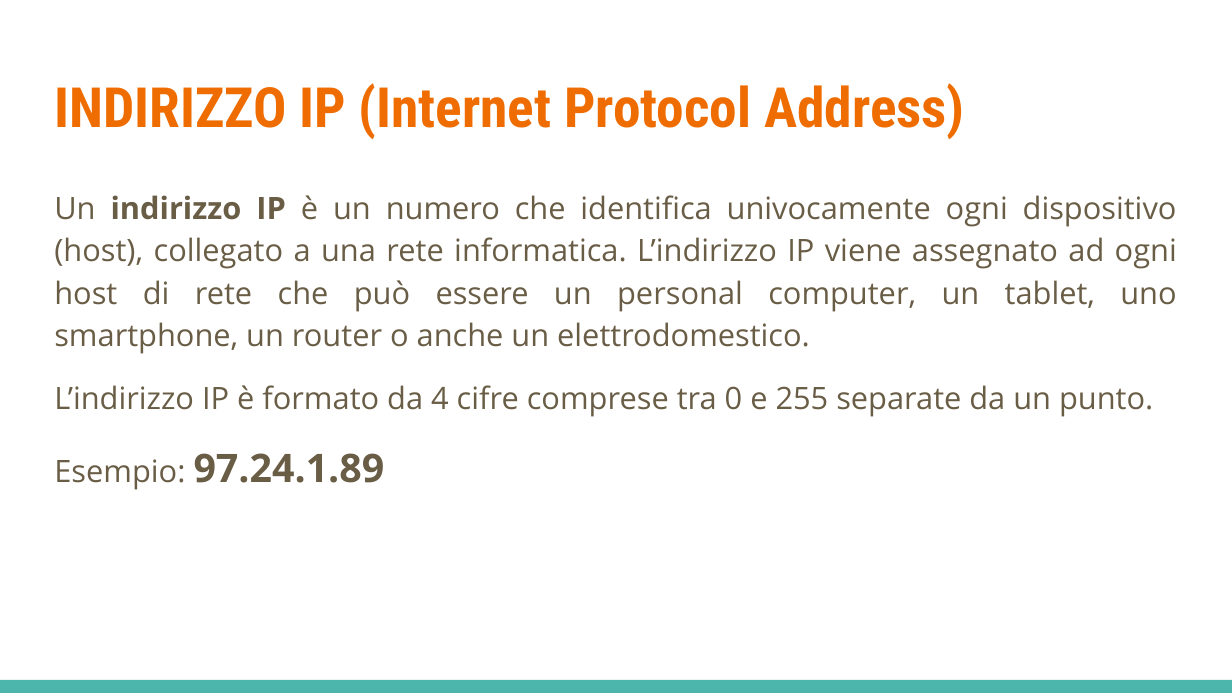
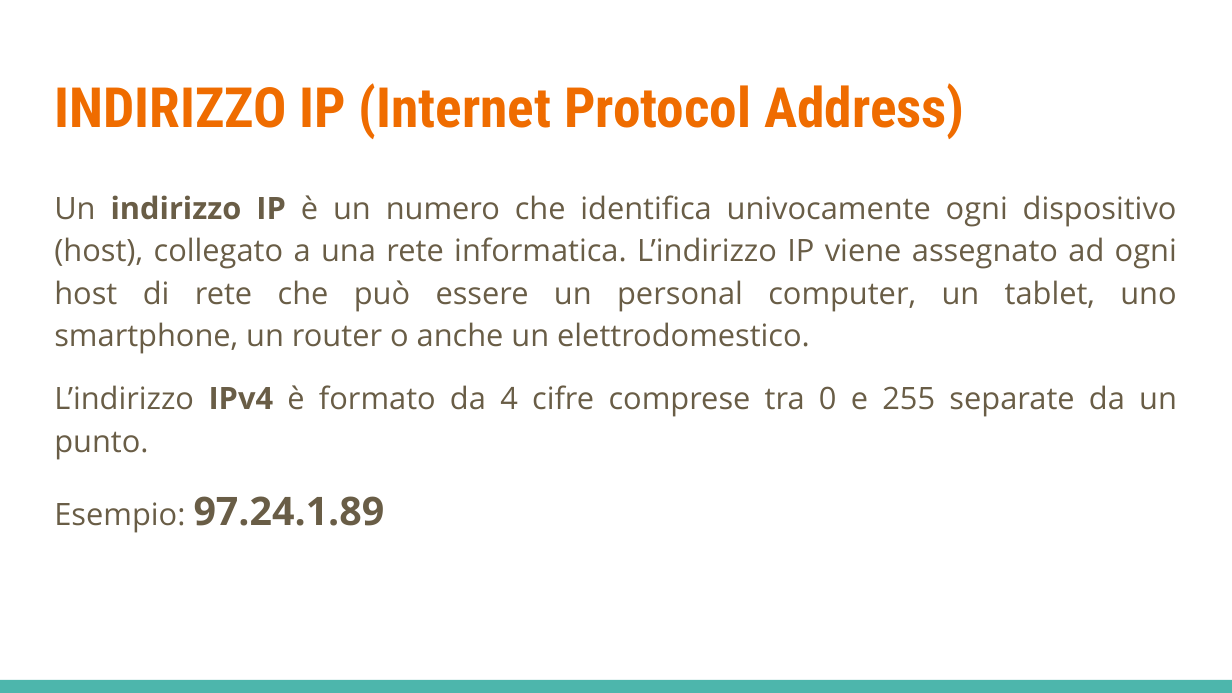
Before and after one commit to LeleCazza/LeleCazza.github.io, a slide deck: slide 13 of reti_informatiche/materiale/lezione_1_reti_introduzione.pptx (slide 6 before the commit). Drawn at 1232x693 pixels with LibreOffice and Linux fonts; fonts in the diff are those of the drawing. Boxes give left, top, right and bottom in pixels: in the first picture for what was removed or moved away, otherwise in the second. Text is boxed around its words. In the diff, an @@ line names an element or a change of style, - is before the commit and + after.

```diff
--- a/reti_informatiche/materiale/lezione_1_reti_introduzione.pptx
+++ b/reti_informatiche/materiale/lezione_1_reti_introduzione.pptx
@@ text at (x1=54, y1=385, x2=1177, y2=460): text changed @@
-L’indirizzo IP è formato da 4 cifre comprese tra 0 e 255 separate da un punto.
+L’indirizzo IPv4 è formato da 4 cifre comprese tra 0 e 255 separate da un punto.
```
Also in this commit, not shown: 5 other slides changed, 8 slides added, 2 slides removed, 1 other file.
